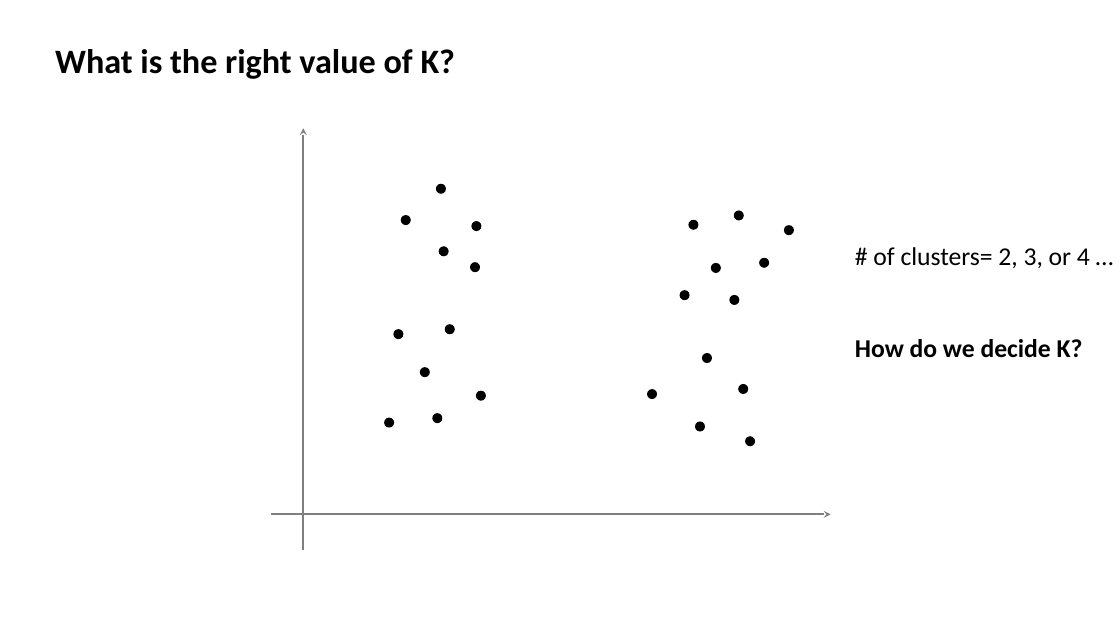
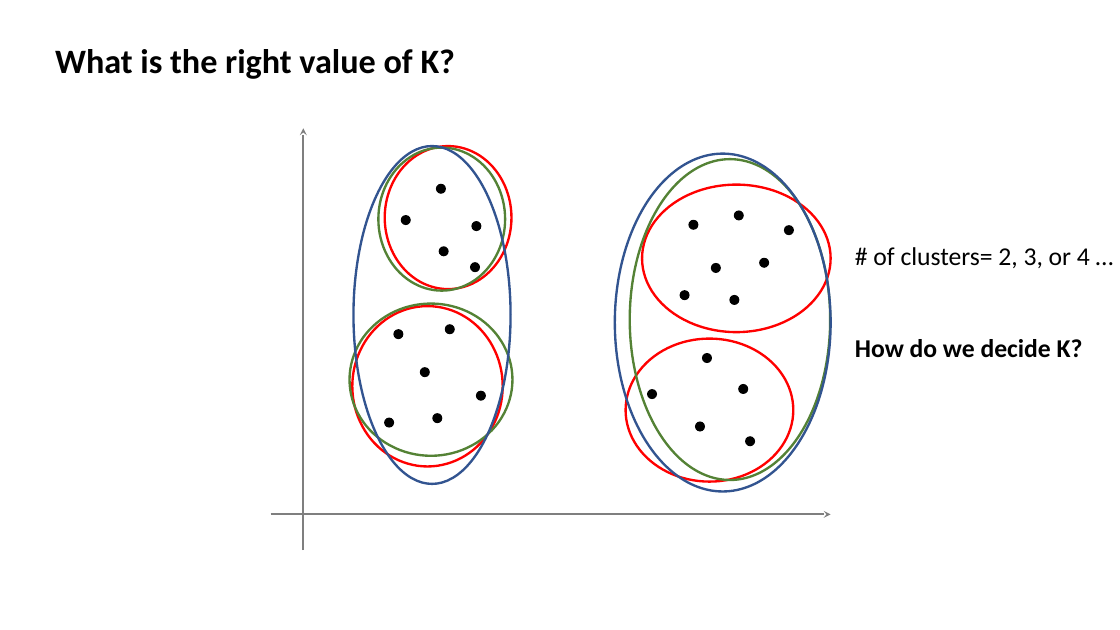
Before and after one commit to ICBI/AIMAHEAD_GU, a slide deck: slide 33 of Courses/ML_Concepts/Module_02_Introduction_to_Unsupervised_Learning/Module_02_Unsupervised_Learning_K_means_Clustering.pptx (slide 36 before the commit). Drawn at 1120x630 pixels with LibreOffice and Linux fonts; fonts in the diff are those of the drawing. Boxes give left, top, right and bottom in pixels: in the first picture for what was removed or moved away, otherwise in the second. Text is boxed around its words. In the diff, an @@ line names an element or a change of style, - is before the commit and + after.

```diff
--- a/Courses/ML_Concepts/Module_02_Introduction_to_Unsupervised_Learning/Module_02_Unsupervised_Learning_K_means_Clustering.pptx
+++ b/Courses/ML_Concepts/Module_02_Introduction_to_Unsupervised_Learning/Module_02_Unsupervised_Learning_K_means_Clustering.pptx
@@ ellipse added at (354, 146, 511, 484), outline #325491 2 pt @@
@@ ellipse added at (378, 148, 505, 291), outline #548235 2 pt @@
@@ ellipse added at (385, 146, 512, 289), outline #FF0000 2 pt @@
@@ ellipse added at (615, 154, 831, 492), outline #325491 2 pt @@
@@ ellipse added at (630, 159, 831, 480), outline #548235 2 pt @@
@@ ellipse added at (642, 185, 830, 333), outline #FF0000 2 pt @@
@@ ellipse added at (350, 303, 513, 455), outline #548235 2 pt @@
@@ ellipse added at (352, 306, 502, 466), outline #FF0000 2 pt @@
@@ ellipse added at (626, 339, 794, 481), outline #FF0000 2 pt @@
```
Also in this commit, not shown: 5 other slides changed, 6 slides removed, 29 other files.
